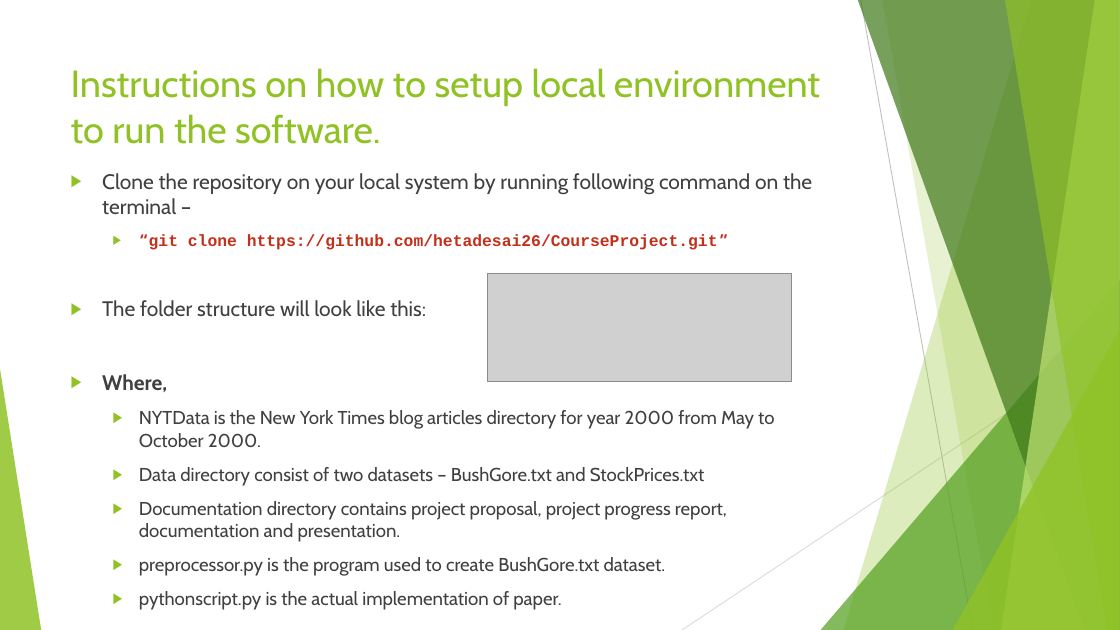
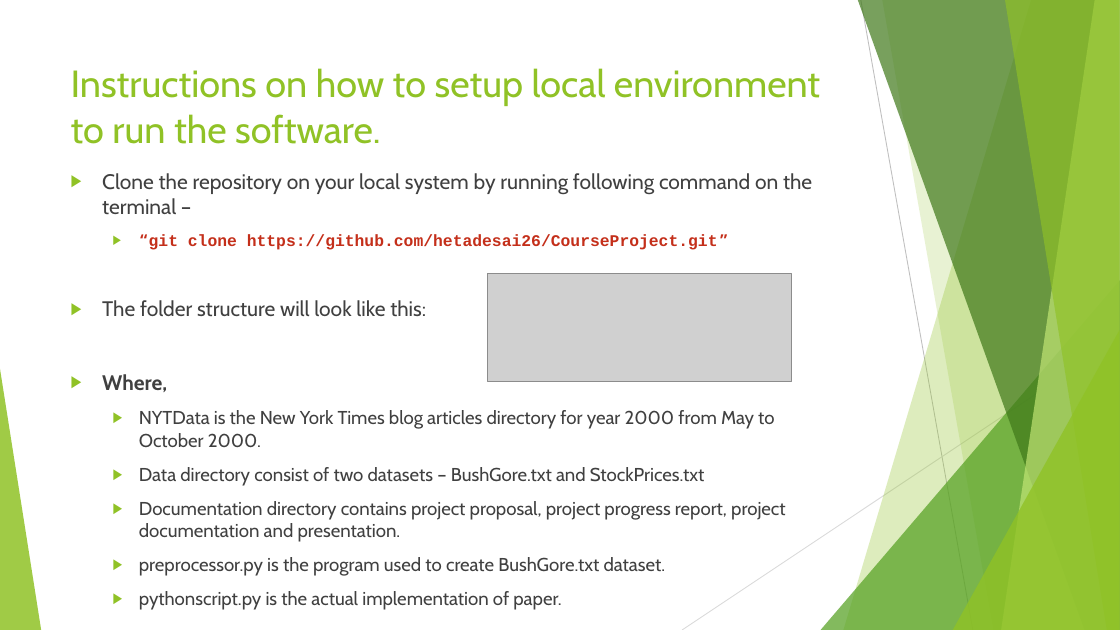
Before and after one commit to hsiddhu2/CourseProject, a slide deck: slide 14 of documentation/Project Presentation.pptx. Drawn at 1120x630 pixels with LibreOffice and Linux fonts; fonts in the diff are those of the drawing; grey boxes stand for pictures. Boxes give left, top, right and bottom in pixels: in the first picture for what was removed or moved away, otherwise in the second. Text is boxed around its words. In the diff, an @@ line names an element or a change of style, - is before the commit and + after.

Commit message:
Updated Project Presentation

```diff
--- a/documentation/Project Presentation.pptx
+++ b/documentation/Project Presentation.pptx
@@ text at [139,501,786,542]: text changed @@
-  ▶ Documentation directory contains project proposal, project progress report, documentation and presentation.
+  ▶ Documentation directory contains project proposal, project progress report, project documentation and presentation.
```
Also in this commit, not shown: 5 other slides changed.
